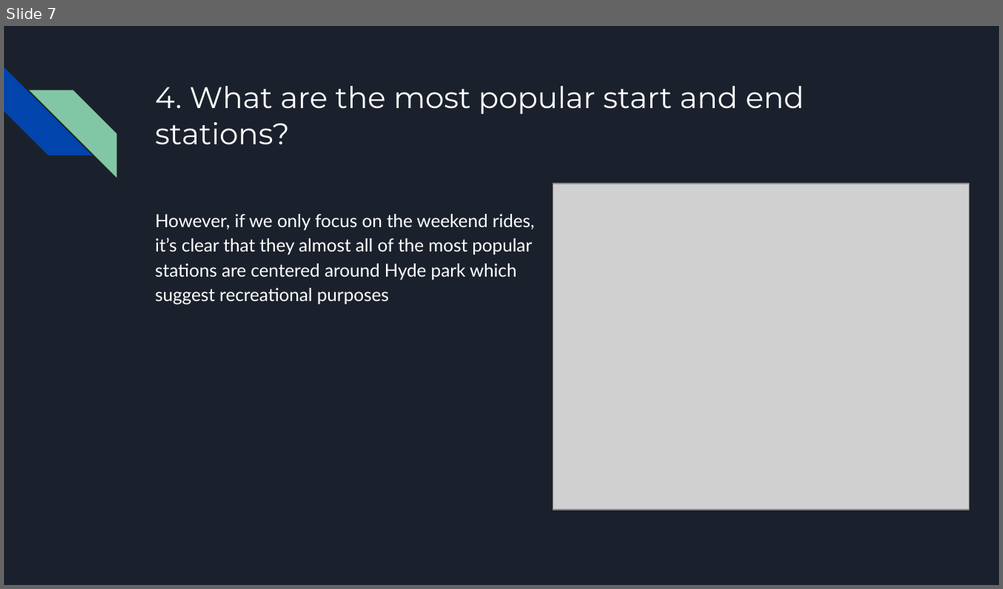
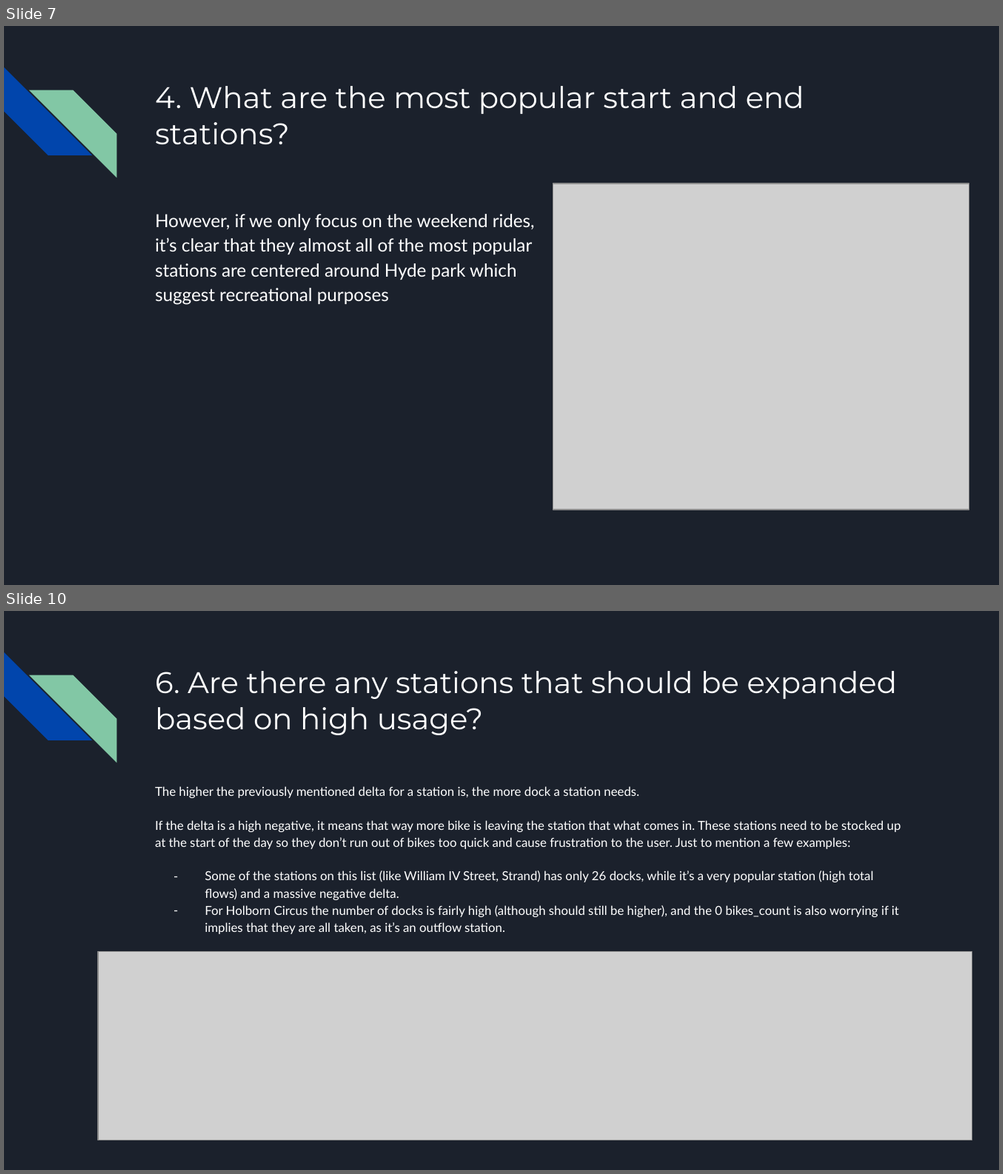
Before and after one commit to zsoltnyiri/zoe_take_home_test, a slide deck: Zoe - Take Home Task - Zsolt Nyiri.pptx. Shown one above the other, each under a label of ours: slide 7 before the commit, slides 7 and 10 after it; the slides between them are not shown. The pictures are 1003x589 and 1003x1174 pixels, drawn with LibreOffice and Linux fonts; fonts in the diff are those of the drawing; grey boxes stand for pictures. Boxes give left, top, right and bottom in pixels: in the first picture for what was removed or moved away, otherwise in the second. Text is boxed around its words. In the diff, an @@ line names an element or a change of style, - is before the commit and + after.

```diff
--- a/Zoe - Take Home Task - Zsolt Nyiri.pptx
+++ b/Zoe - Take Home Task - Zsolt Nyiri.pptx
@@ slide 10 added at (4, 611, 999, 1170), background #1B212C; not listed: 2 template elements that a slide beside it also shows @@
@@ title added at (155, 671, 897, 735), 21.6 pt, text #FFFFFF @@
+6. Are there any stations that should be expanded based on high usage?
@@ text added at (155, 786, 901, 934), 9 pt, text #FFFFFF @@
+The higher the previously mentioned delta for a station is, the more dock a station needs.
+If the delta is a high negative, it means that way more bike is leaving the station that what comes in. These stations need to be stocked up at the start of the day so they don’t run out of bikes too quick and cause frustration to the user. Just to mention a few examples:
+– Some of the stations on this list (like William IV Street, Strand) has only 26 docks, while it’s a very popular station (high total flows) and a massive negative delta.
+– For Holborn Circus the number of docks is fairly high (although should still be higher), and the 0 bikes_count is also worrying if it implies that they are all taken, as it’s an outflow station.
@@ picture added at (97, 952, 972, 1140) @@
```
Also in this commit, not shown: 2 slides changed, 13 other slides added, 1 slide removed.
